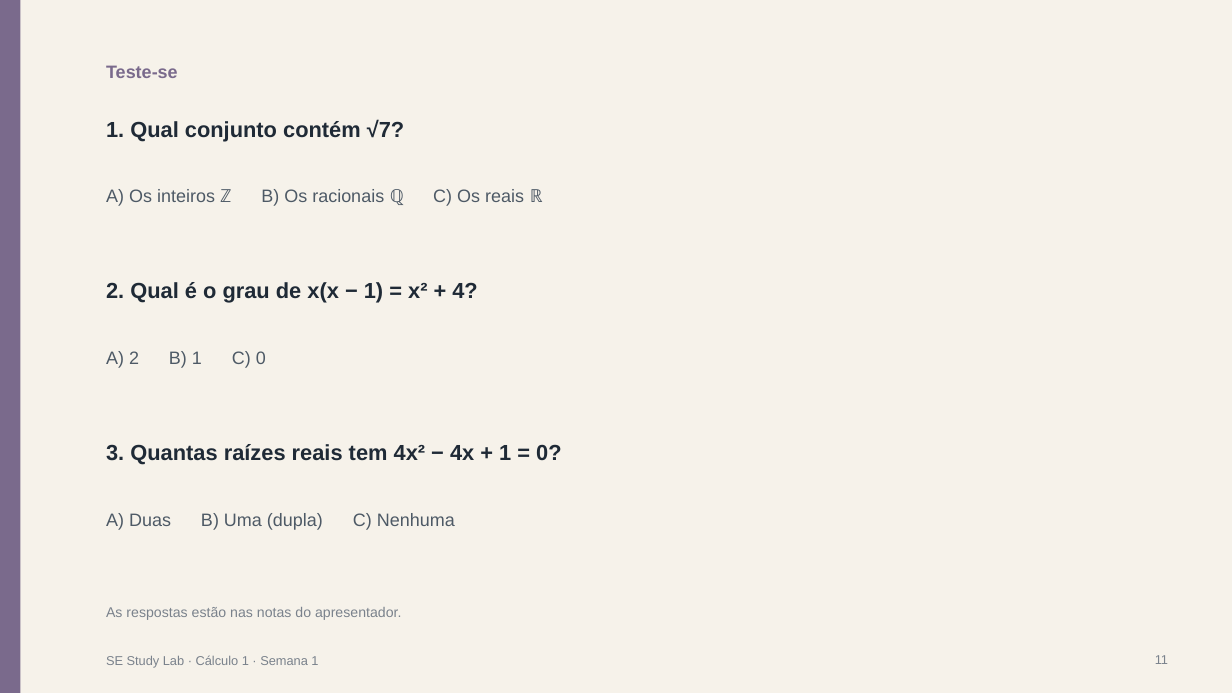
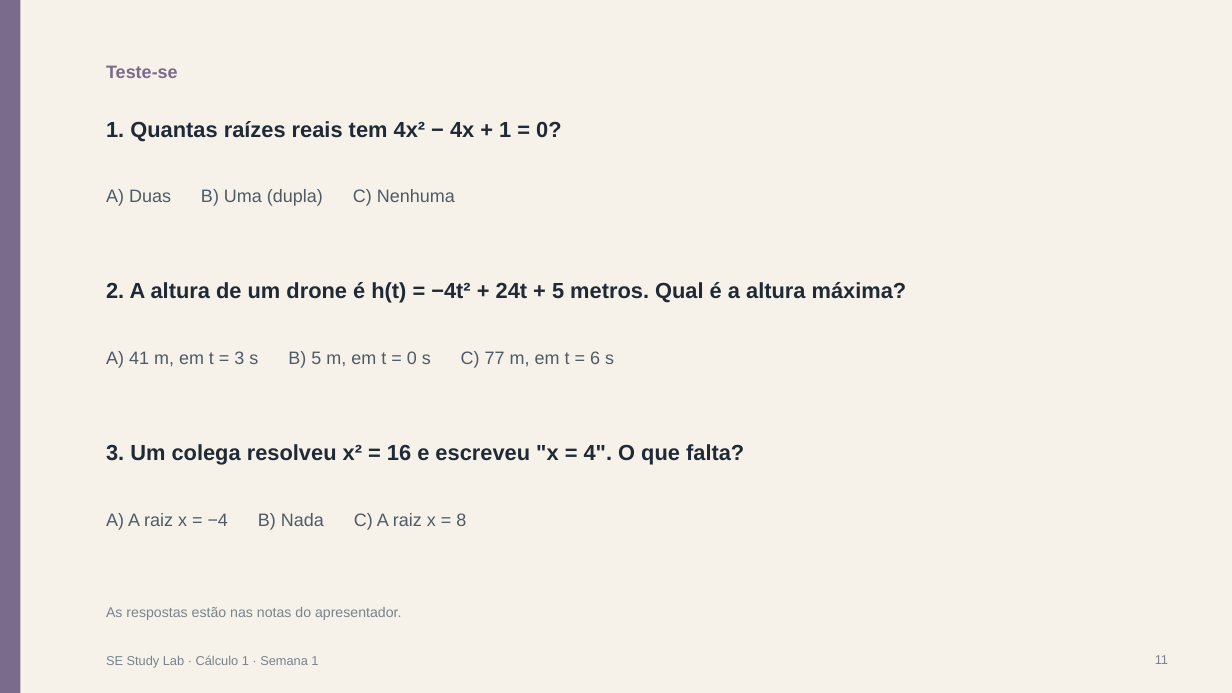
Before and after one commit to jdswe/se-study-lab, a slide deck: slide 11 of public/downloads/pt/y1-t1-m3-calc-w1/slides.pptx. Drawn at 1232x693 pixels with LibreOffice and Linux fonts; fonts in the diff are those of the drawing. Boxes give left, top, right and bottom in pixels: in the first picture for what was removed or moved away, otherwise in the second. Text is boxed around its words. In the diff, an @@ line names an element or a change of style, - is before the commit and + after.

```diff
--- a/public/downloads/pt/y1-t1-m3-calc-w1/slides.pptx
+++ b/public/downloads/pt/y1-t1-m3-calc-w1/slides.pptx
@@ text at bbox=[106, 121, 561, 142]: text changed @@
-1. Qual conjunto contém √7?
+1. Quantas raízes reais tem 4x² − 4x + 1 = 0?
@@ text at bbox=[106, 189, 455, 206]: text changed @@
-A) Os inteiros ℤ B) Os racionais ℚ C) Os reais ℝ
+A) Duas B) Uma (dupla) C) Nenhuma
@@ text at bbox=[106, 282, 907, 303]: text changed @@
-2. Qual é o grau de x(x − 1) = x² + 4?
+2. A altura de um drone é h(t) = −4t² + 24t + 5 metros. Qual é a altura máxima?
@@ text at bbox=[106, 351, 614, 368]: text changed @@
-A) 2 B) 1 C) 0
+A) 41 m, em t = 3 s B) 5 m, em t = 0 s C) 77 m, em t = 6 s
@@ text at bbox=[106, 444, 744, 465]: text changed @@
-3. Quantas raízes reais tem 4x² − 4x + 1 = 0?
+3. Um colega resolveu x² = 16 e escreveu "x = 4". O que falta?
@@ text at bbox=[106, 513, 466, 530]: text changed @@
-A) Duas B) Uma (dupla) C) Nenhuma
+A) A raiz x = −4 B) Nada C) A raiz x = 8
```
Also in this commit, not shown: 8 other slides changed, 2 slides added, 2 slides removed, 47 other files.
